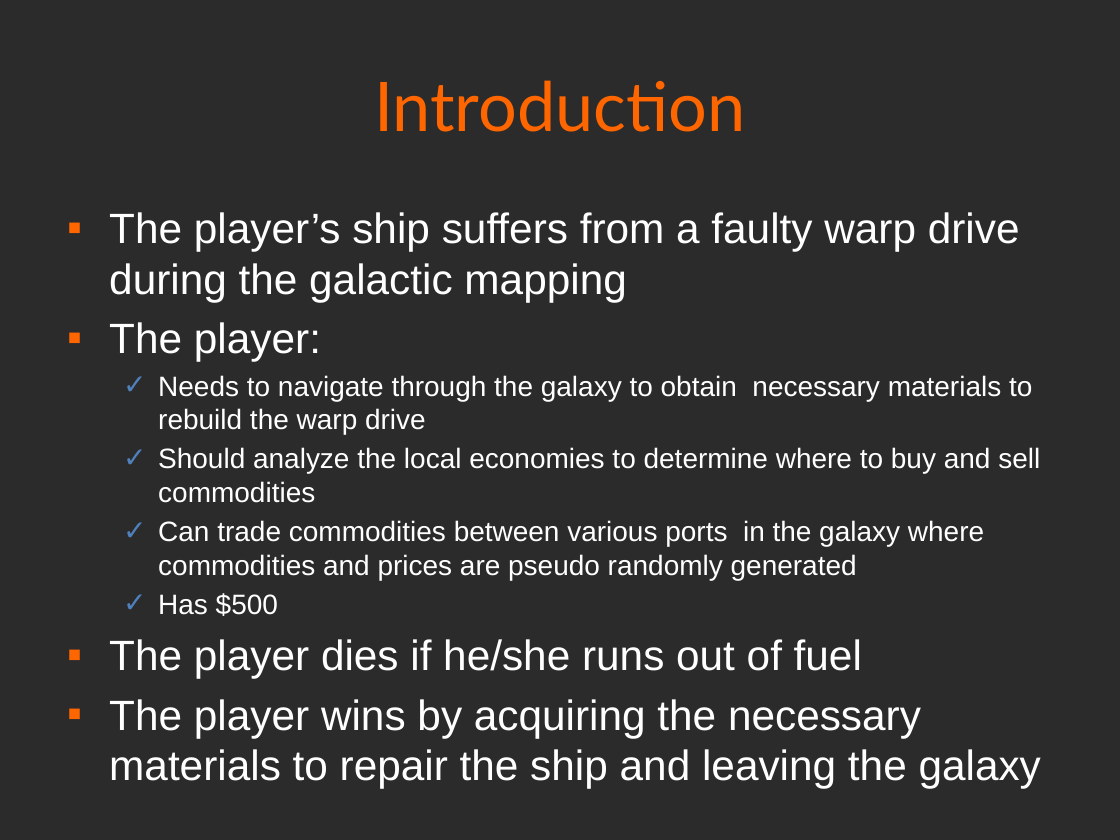
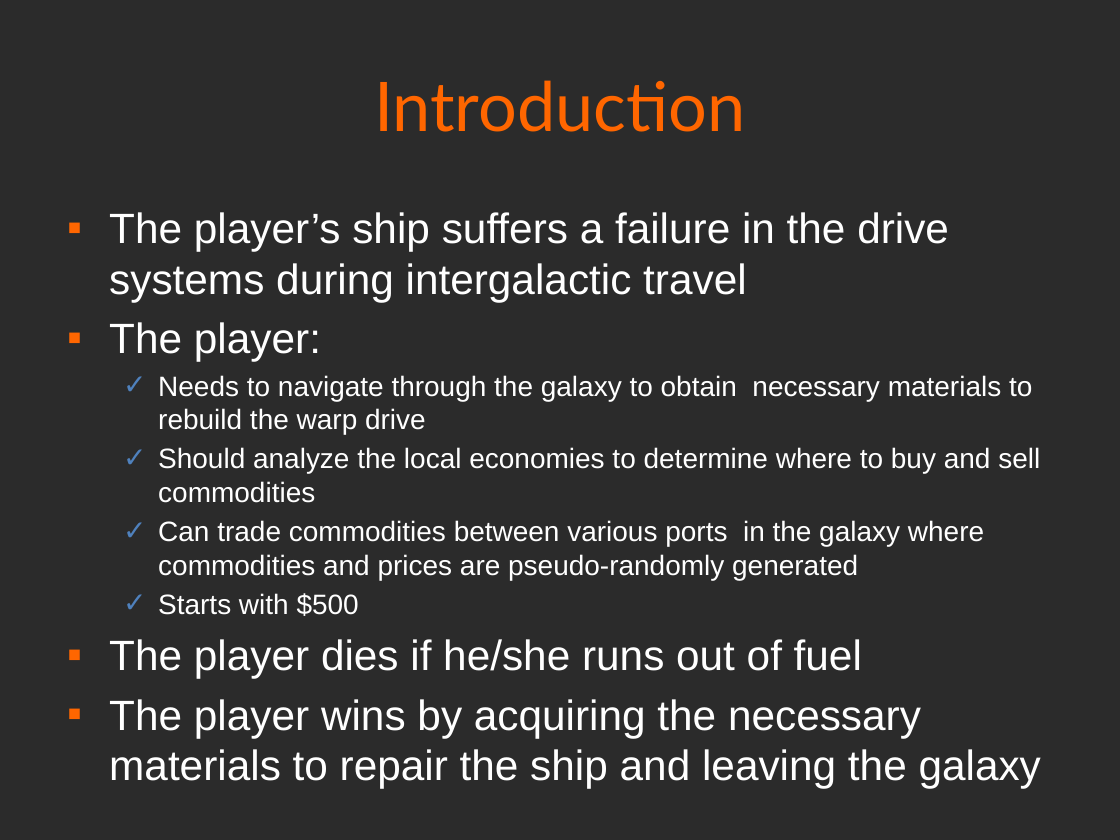
Before and after one commit to RyanYoung25/UndiscoveredWorlds, a slide deck: slide 2 of docs/UWPresentation.pptx. Drawn at 1120x840 pixels with LibreOffice and Linux fonts; fonts in the diff are those of the drawing; background and template pictures are left out; a plain dark background stands for a picture behind light text. Boxes give left, top, right and bottom in pixels: in the first picture for what was removed or moved away, otherwise in the second. Text is boxed around its words. In the diff, an @@ line names an element or a change of style, - is before the commit and + after.

Commit message:
Made some minor changes to presentation.

```diff
--- a/docs/UWPresentation.pptx
+++ b/docs/UWPresentation.pptx
@@ text at (x1=109, y1=212, x2=949, y2=302): text changed @@
-▪ The player’s ship suffers from a faulty warp drive during the galactic mapping
+▪ The player’s ship suffers a failure in the drive systems during intergalactic travel
@@ text at (x1=158, y1=520, x2=984, y2=616): text changed @@
-  ✓ Can trade commodities between various ports in the galaxy where commodities and prices are pseudo randomly generated
-  ✓ Has $500
+  ✓ Can trade commodities between various ports in the galaxy where commodities and prices are pseudo-randomly generated
+  ✓ Starts with $500
```
Also in this commit, not shown: 3 other slides changed.
